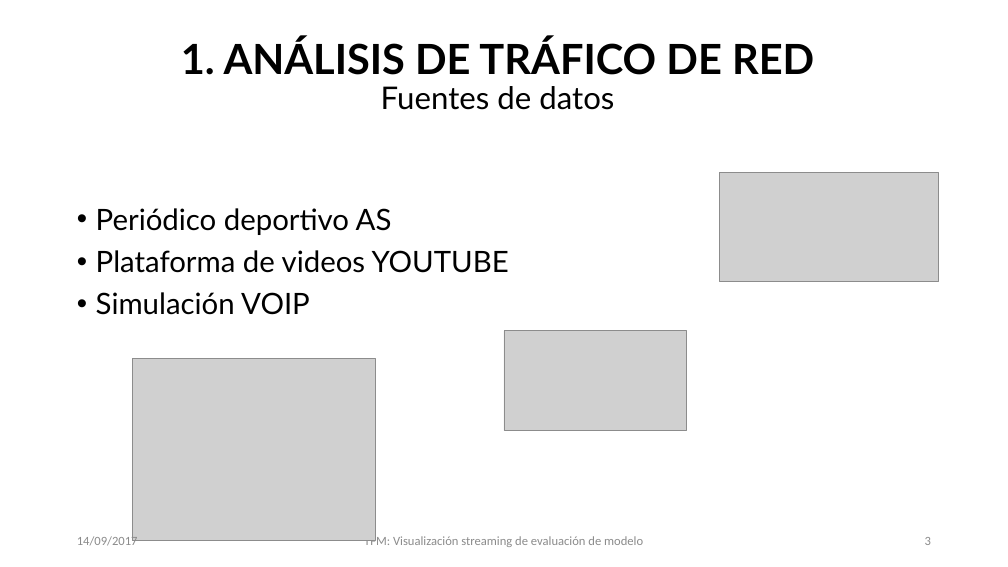
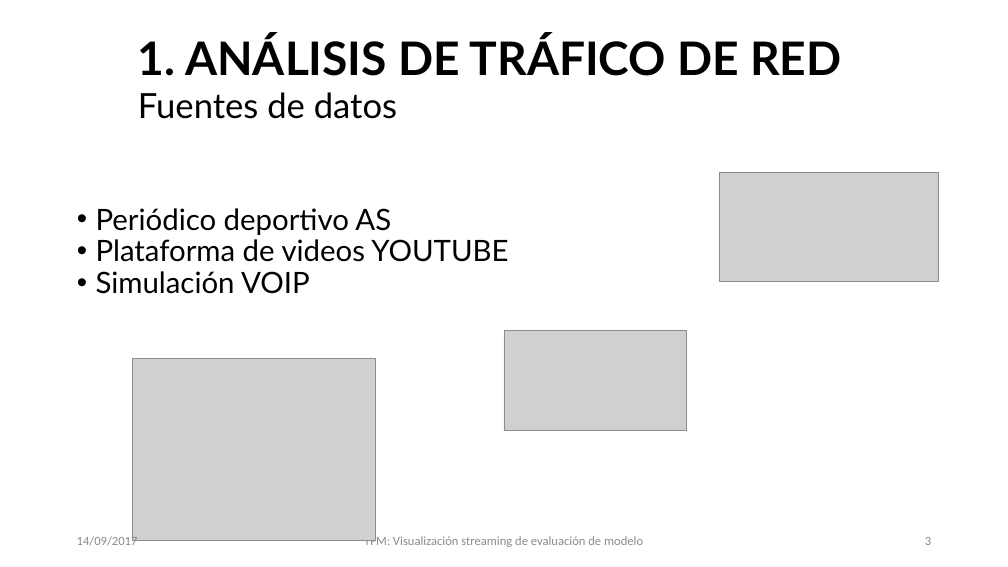
Before and after one commit to IABcb/TFM, a slide deck: slide 3 of slides/TFM.pptx. Drawn at 1008x567 pixels with LibreOffice and Linux fonts; fonts in the diff are those of the drawing; grey boxes stand for pictures; background and template pictures are left out. Boxes give left, top, right and bottom in pixels: in the first picture for what was removed or moved away, otherwise in the second. Text is boxed around its words. In the diff, an @@ line names an element or a change of style, - is before the commit and + after.

Commit message:
created videos for demo

```diff
--- a/slides/TFM.pptx
+++ b/slides/TFM.pptx
@@ text at (138,34,841,119): text changed; size 39.6 to 44 pt @@
-1. ANÁLISIS DE TRÁFICO DE RED
-Fuentes de datos
+1. ANÁLISIS DE TRÁFICO DE RED
+Fuentes de datos
@@ text "Periódico deportivo AS" at (96,208,508,294): less space between paragraphs @@
@@ text "14/09/2017" at (77,535,138,546): text colour #8C8C8C to #8B8B8B @@
@@ text "TFM: Visualización streaming de evaluación ..." at (364,535,643,547): text colour #8C8C8C to #8B8B8B @@
```
Also in this commit, not shown: 10 other slides changed, 14 other files.
